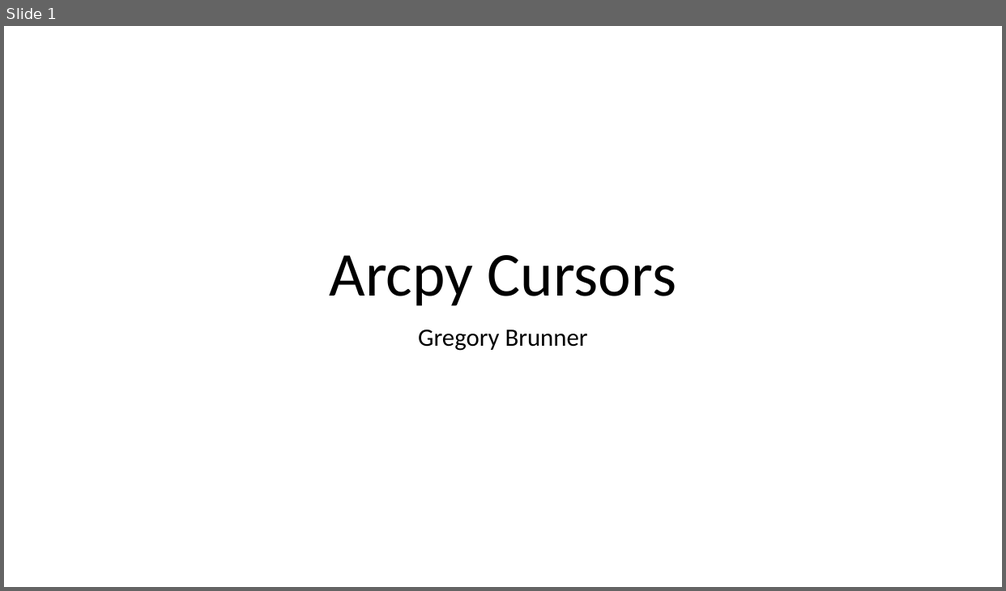
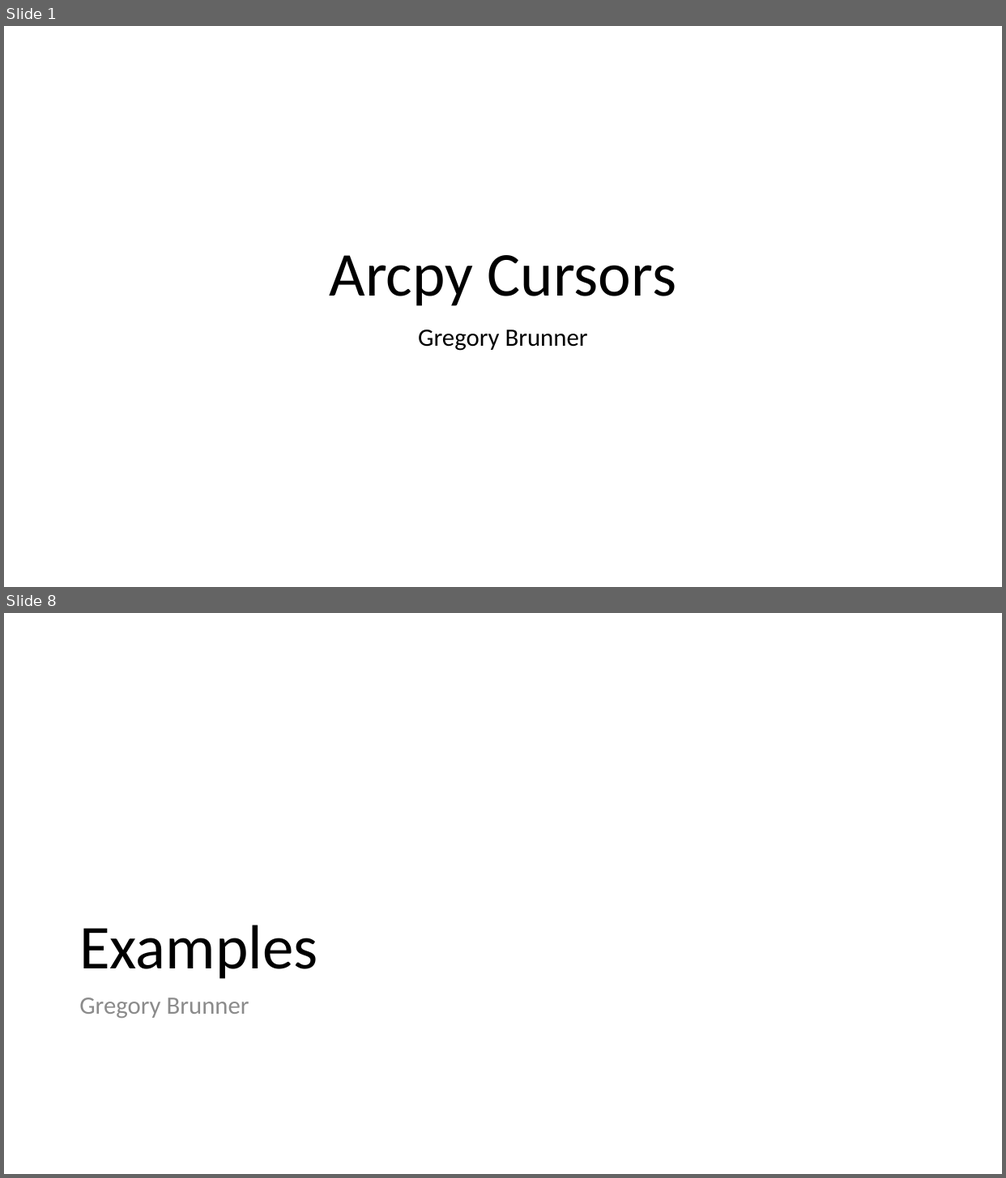
Before and after one commit to gbrunner/programming-for-gis-and-rs, a slide deck: Week_6/cursor_lecture.pptx. Shown one above the other, each under a label of ours: slide 1 before the commit, slides 1 and 8 after it; the slides between them are not shown. The pictures are 1006x591 and 1006x1178 pixels, drawn with LibreOffice and Linux fonts; fonts in the diff are those of the drawing. Boxes give left, top, right and bottom in pixels: in the first picture for what was removed or moved away, otherwise in the second. Text is boxed around its words. In the diff, an @@ line names an element or a change of style, - is before the commit and + after.

```diff
--- a/Week_6/cursor_lecture.pptx
+++ b/Week_6/cursor_lecture.pptx
@@ slide 8 added at (x1=4, y1=613, x2=1002, y2=1174), background #FFFFFF @@
@@ title added at (x1=79, y1=925, x2=317, y2=979), 60 pt, text #000000 @@
+Examples
@@ text added at (x1=79, y1=998, x2=249, y2=1018), 24 pt, text #8C8C8C @@
+Gregory Brunner
```
Also in this commit, not shown: 6 other slides added.
